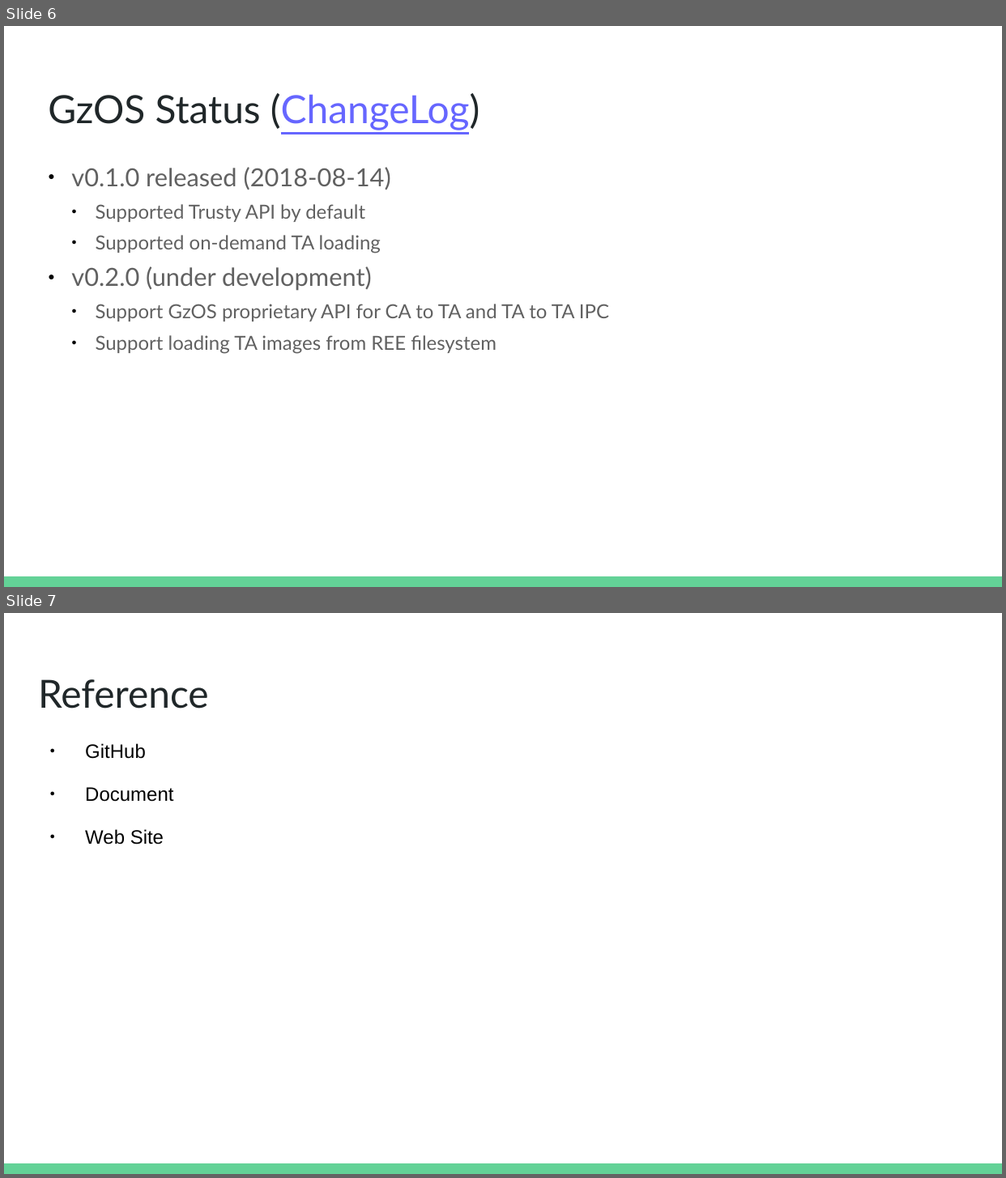
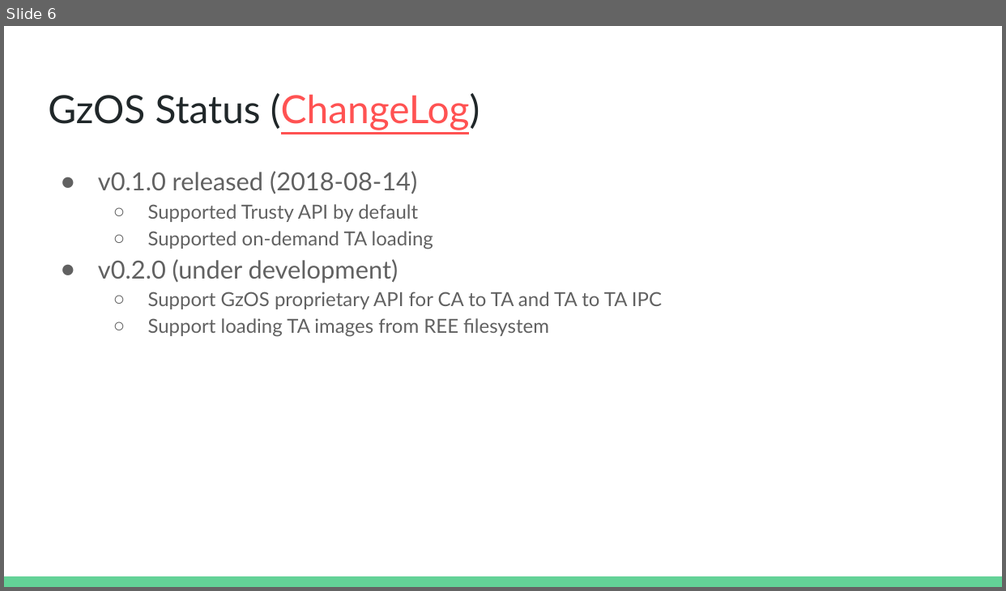
Before and after one commit to OpenTrustGroup/docs, a slide deck: gzos/gzos_intro.odp. Shown one above the other, each under a label of ours: slides 6 and 7 before the commit, slide 6 after it. The pictures are 1006x1178 and 1006x591 pixels, drawn with LibreOffice and Linux fonts; fonts in the diff are those of the drawing. Boxes give left, top, right and bottom in pixels: in the first picture for what was removed or moved away, otherwise in the second. Text is boxed around its words. In the diff, an @@ line names an element or a change of style, - is before the commit and + after.

```diff
--- a/gzos/gzos_intro.odp
+++ b/gzos/gzos_intro.odp
@@ slide 7 removed at box(4, 613, 1002, 1174), background #FFFFFF; not listed: 1 template element that a slide beside it also shows @@
@@ title removed at box(38, 679, 209, 709) @@
-Reference
@@ text removed at box(85, 743, 173, 845) @@
-● GitHub
-● Document
-● Web Site
@@ slide 6 changed as well @@
@@ title "GzOS Status (ChangeLog)" at box(48, 93, 480, 130): text colour #6666FF to #FF5252 in "(ChangeLog)" @@
@@ text "v0.1.0 released (2018-08-14)" at box(98, 171, 662, 337): indent changed; line spacing 1 to 1.15; less space between paragraphs; bullet colour #000000 to #616161; bullet ● to ○ @@
```
Also in this commit, not shown: 5 other slides changed, 3 slides added, 2 other files.
